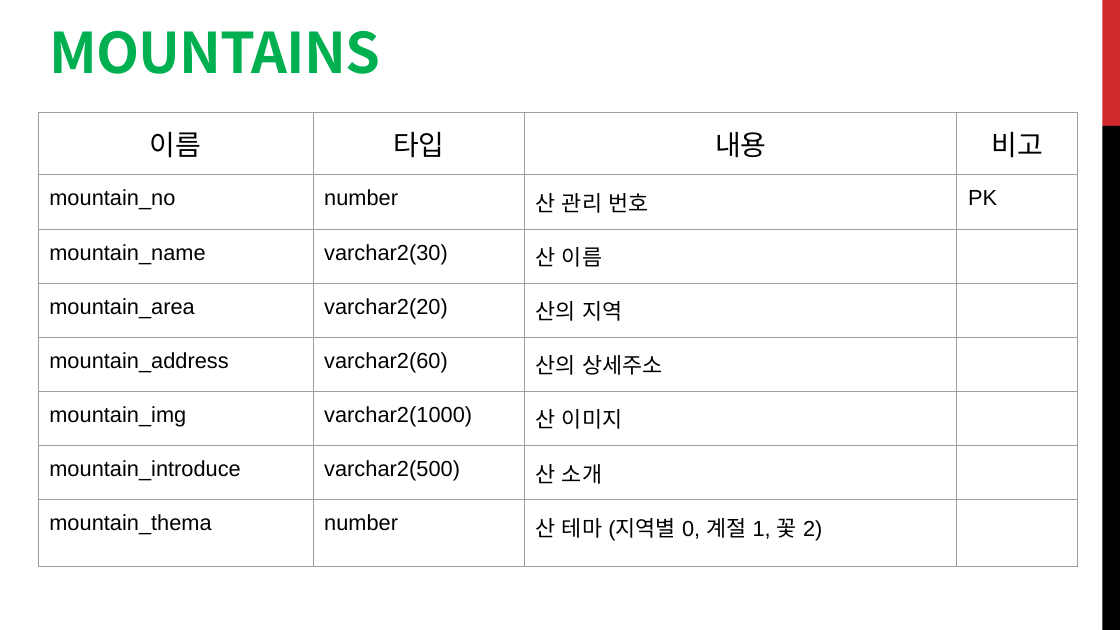
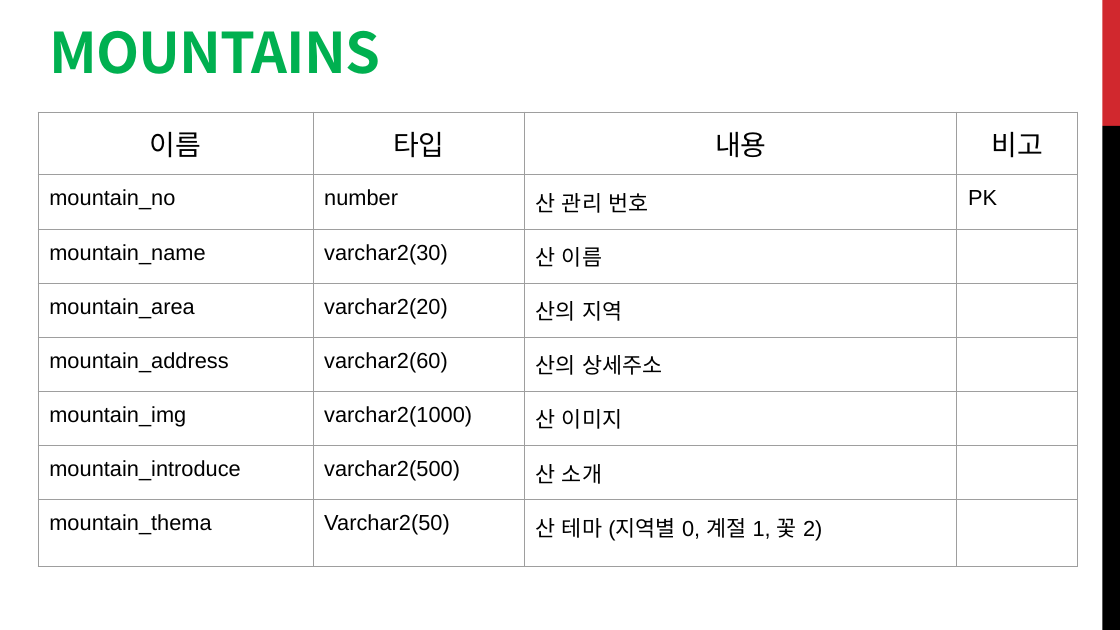
Before and after one commit to dta987/WebProject, a slide deck: slide 5 of WebContent/common/5조.YamaManProject.pptx. Drawn at 1120x630 pixels with LibreOffice and Linux fonts; fonts in the diff are those of the drawing. Boxes give left, top, right and bottom in pixels: in the first picture for what was removed or moved away, otherwise in the second. Text is boxed around its words. In the diff, an @@ line names an element or a change of style, - is before the commit and + after.

```diff
--- a/WebContent/common/5조.YamaManProject.pptx
+++ b/WebContent/common/5조.YamaManProject.pptx
@@ table at <box>38,112,1077,571</box> @@
-row 8, column 2: number
+row 8, column 2: Varchar2(50)
```
Also in this commit, not shown: 2 other files.
